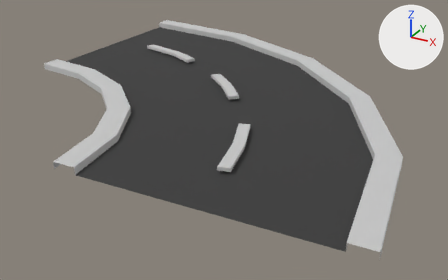
The FBX model jam-unity-project/Assets/Resource/Meshes/Building/RoadCorner.fbx: old version first, new version second.
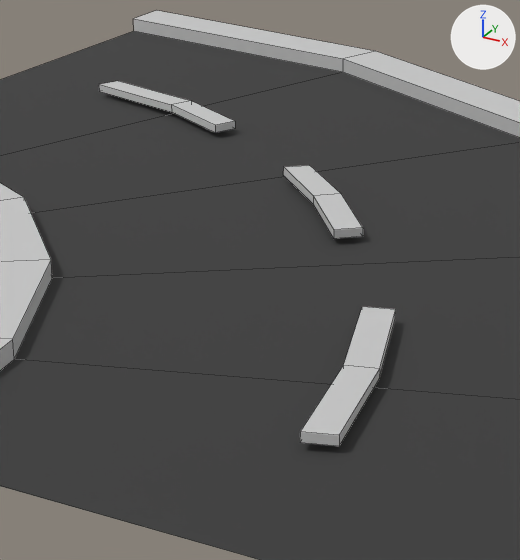
Each version appears first whole from a 50 mm lens placed at (4.48, -8.27, 3.23), pointed at (0.11, -0.31, -0.75), and next in a close-up on the part from 25% to 66% of the width and 6% to 76% of the height. Arrows for +X, +Y and +Z are at upper right; the lights stay in place. The close-ups show mesh edges as thin lines. Where no turn or scale is listed for an object, it has been applied to the vertices.

In view in the first close-up: 'RoadCorner'.
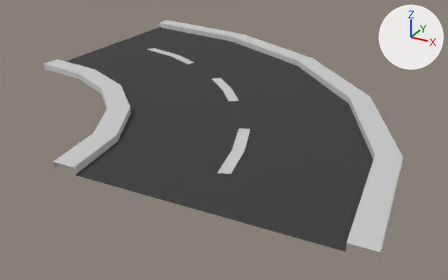
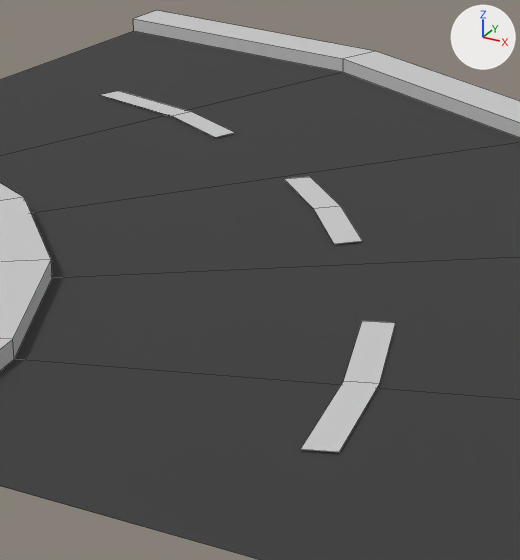
Boxes (x1, y1, x2, y2) around the edits, measured in the close-ups (520 x 560 px):
part 1 of me_mesh, cut back
    before: (99, 81, 235, 133)
    after: (101, 91, 235, 137)
part 2 of me_mesh, cut back
    before: (283, 165, 396, 446)
    after: (284, 177, 395, 452)

The change, as a diff of the scene's bpy script:
```diff
--- a/jam-unity-project/Assets/Resource/Meshes/Building/RoadCorner.fbx.py
+++ b/jam-unity-project/Assets/Resource/Meshes/Building/RoadCorner.fbx.py
@@ me_mesh @@
 # used by ob_roadcorner; location = (0.0, 0.0, 0.0)
 # verts and faces of me_mesh; kept vertices keep their numbers, new ones are numbered from 84
 # before: 48 (-1.29, 1.1, 0.03) at pixel (235, 121), 49 (-2.51, 1.57, 0.03) at pixel (118, 80), 50 (-2.57, 1.42, 0.03) at pixel (98, 84), 51 (-1.34, 0.95, 0.04) at pixel (215, 125), 52 (-1.29, 1.1, -0.02) at pixel (235, 128)
 # before: 53 (-2.51, 1.57, -0.02), 54 (-2.57, 1.42, -0.02) at pixel (99, 91), 55 (-1.34, 0.95, -0.01) at pixel (215, 132), 56 (-1.79, 1.38, 0.03) at pixel (191, 100), 57 (-1.85, 1.23, 0.03) at pixel (171, 104)
 # before: 58 (-1.79, 1.38, -0.02), 59 (-1.85, 1.22, -0.02) at pixel (171, 112)
-me_mesh.from_pydata(...)  # 84 vertices, 61 faces; spans x -3.43..3.43, y -3.44..3.44, z -0.05..0.04
+me_mesh.from_pydata(...)  # 66 vertices, 41 faces; spans x -3.43..3.43, y -3.44..3.44, z -0.05..0.04
+# me_mesh part 1
+delete_vertices([*range(49, 60)])  # with the faces that use them
+verts[48] = (-1.29, 1.1, -0.04)  # moved, pixel (235, 132)
+verts[84] = (-2.51, 1.57, -0.04)  # pixel (118, 90)
+verts[85] = (-2.57, 1.42, -0.04)  # pixel (99, 94)
+verts[86] = (-1.34, 0.95, -0.04)  # pixel (215, 137)
+verts[87] = (-1.79, 1.38, -0.04)  # pixel (191, 111)
+verts[88] = (-1.85, 1.23, -0.04)  # pixel (171, 116)
+faces += [(48, 87, 88, 86), (84, 85, 88, 87)]  # mat_03___default (light grey #cacaca)
+# me_mesh part 2
+# 23 vertices are removed from x -0.55..1.43, y -2.61..0.54, z -0.02..0.04
+# 16 faces are deleted
+# 1 vertex moves from x -0.02, y 0.16, z -0.02 to x 1.02, y -1.22, z -0.04
+# 11 vertices are added at x -0.54..1.43, y -2.61..0.54, z -0.04
+# 4 new faces join them, mat_03___default (light grey #cacaca)
 me_mesh.materials.append(mat_07___default)
```
